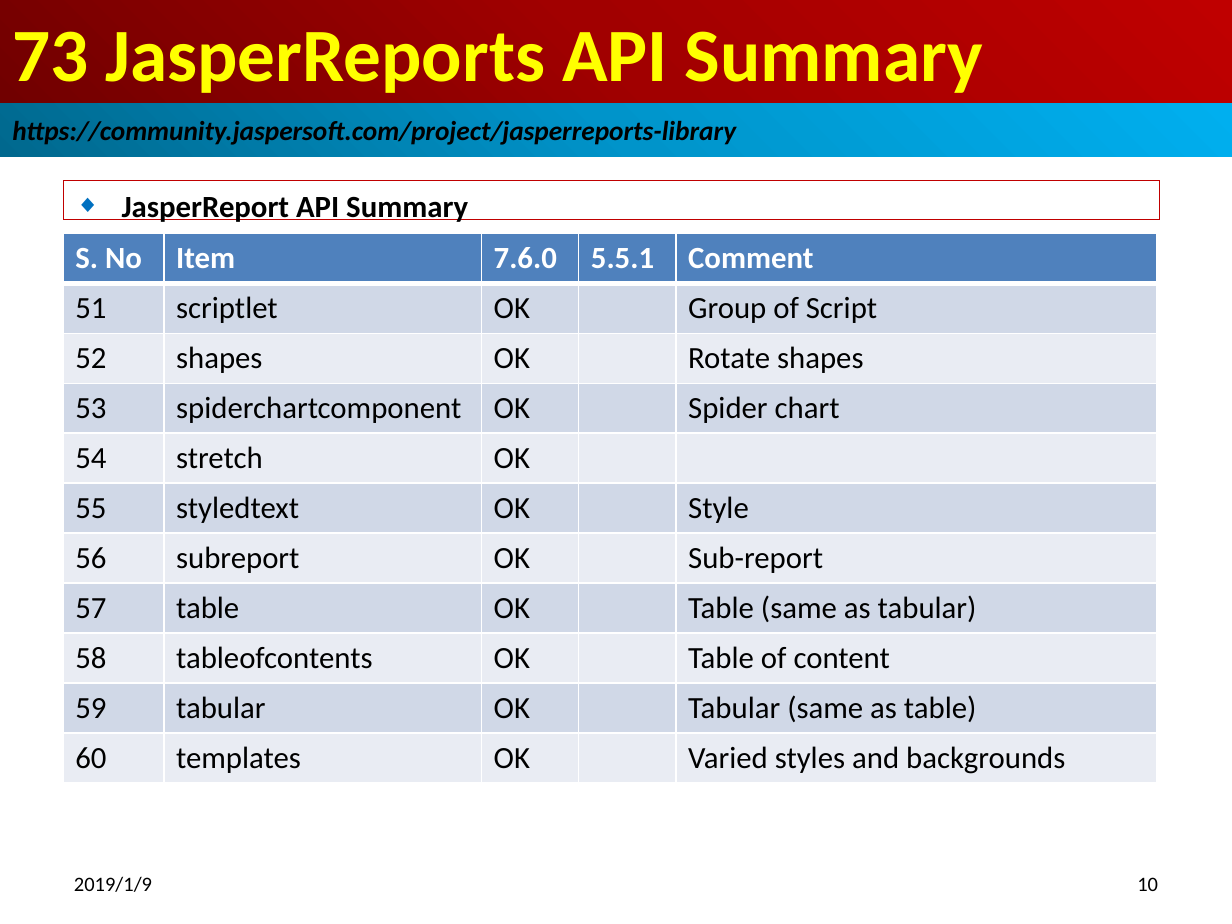
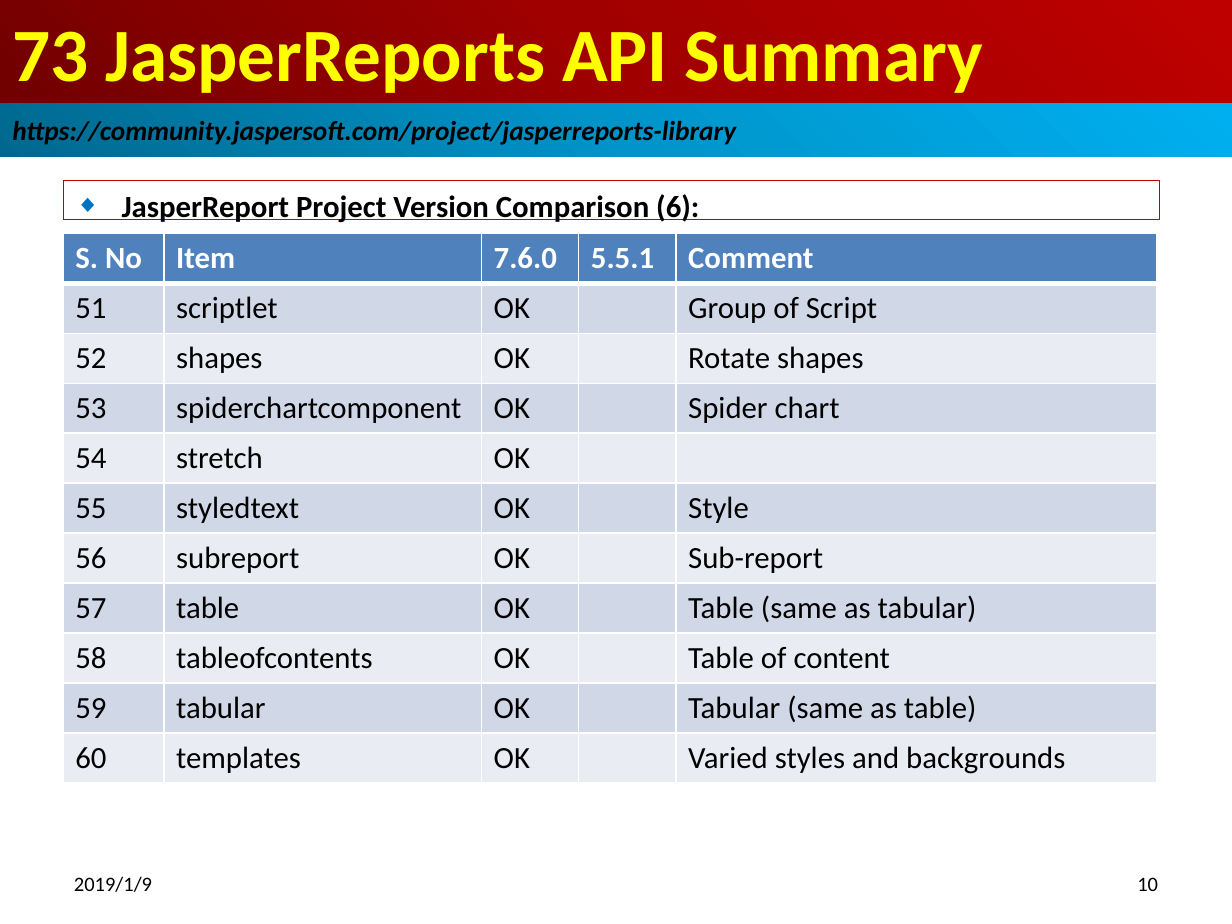
Before and after one commit to peterhchen/100-jasper-report-api-6.7.0, a slide deck: slide 10 of 15_Ch73_API_Summary.pptx. Drawn at 1232x924 pixels with LibreOffice and Linux fonts; fonts in the diff are those of the drawing. Boxes give left, top, right and bottom in pixels: in the first picture for what was removed or moved away, otherwise in the second. Text is boxed around its words. In the diff, an @@ line names an element or a change of style, - is before the commit and + after.

Commit message:
Jasper Report 6.7.0 vs. 5.5.1

```diff
--- a/15_Ch73_API_Summary.pptx
+++ b/15_Ch73_API_Summary.pptx
@@ subtitle at [122,194,699,223]: text changed @@
-◆ JasperReport API Summary
+◆ JasperReport Project Version Comparison (6):
```
Also in this commit, not shown: 7 other slides changed.
